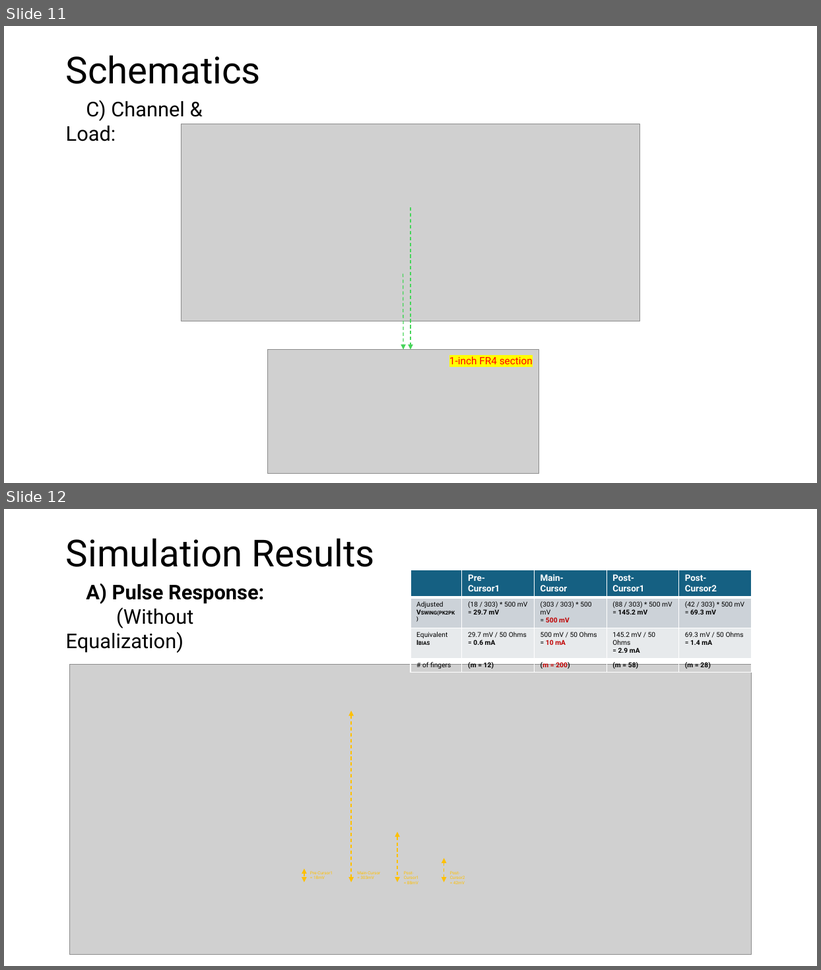
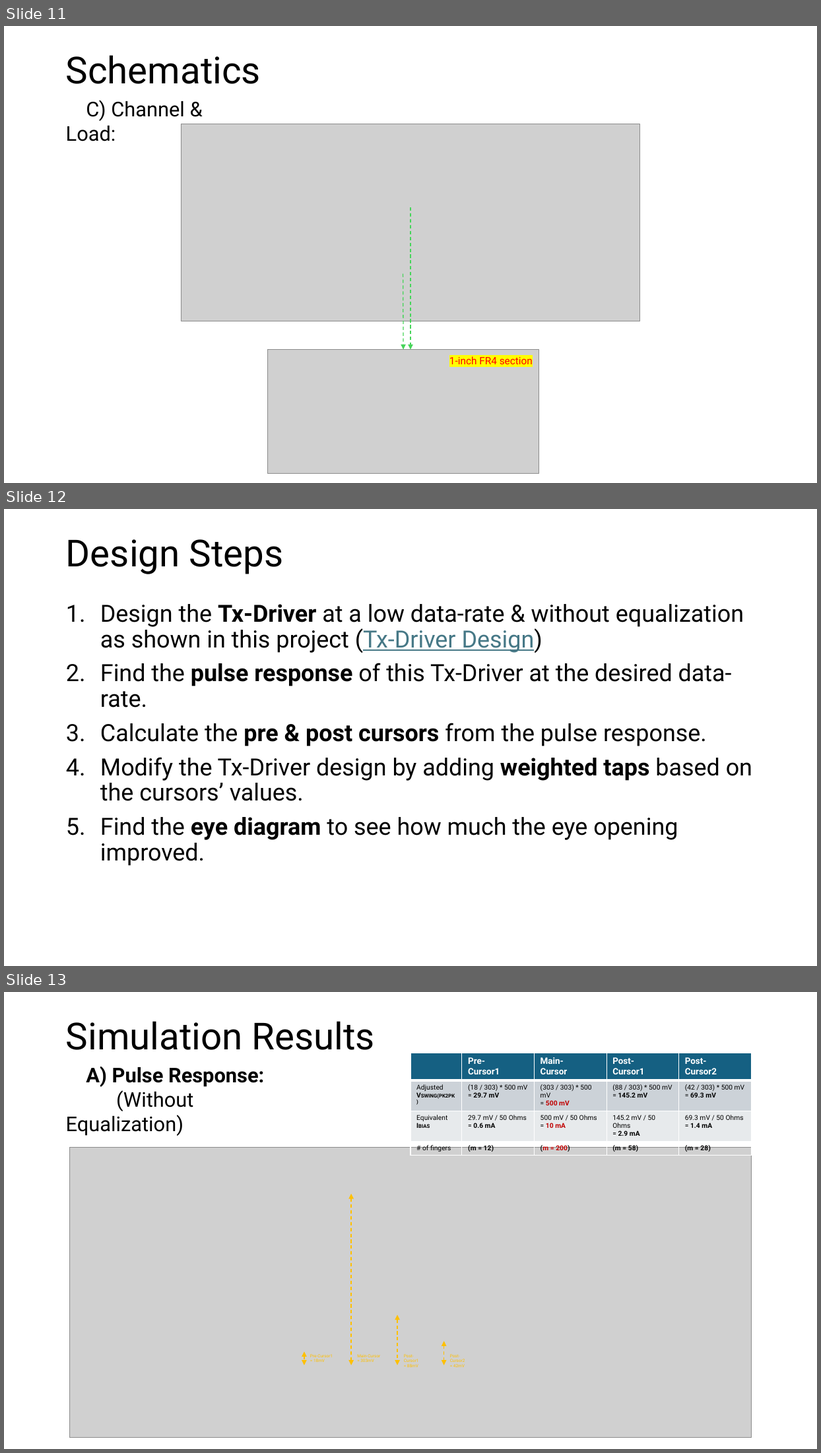
Before and after one commit to muhammadaldacher/SERDES-Design-of-TX-FIR-Equalizer, a slide deck: PPTs/3- TX FIR Eqz - Final Report.pptx. Shown one above the other, each under a label of ours: slides 11 and 12 before the commit, slides 11, 12 and 13 after it. The pictures are 821x970 and 821x1453 pixels, drawn with LibreOffice and Linux fonts; fonts in the diff are those of the drawing; grey boxes stand for pictures. Boxes give left, top, right and bottom in pixels: in the first picture for what was removed or moved away, otherwise in the second. Text is boxed around its words. In the diff, an @@ line names an element or a change of style, - is before the commit and + after.

```diff
--- a/PPTs/3- TX FIR Eqz - Final Report.pptx
+++ b/PPTs/3- TX FIR Eqz - Final Report.pptx
@@ slide 12 added at (4,509,817,966), background #FFFFFF @@
@@ title added at (66,539,284,574), 44 pt, text #000000 @@
+Design Steps
@@ text added at (100,604,752,866), 28 pt, text #000000 @@
+1. Design the Tx-Driver at a low data-rate & without equalization as shown in this project (Tx-Driver Design)
+2. Find the pulse response of this Tx-Driver at the desired data-rate.
+3. Calculate the pre & post cursors from the pulse response.
+4. Modify the Tx-Driver design by adding weighted taps based on the cursors’ values.
+5. Find the eye diagram to see how much the eye opening improved.
@@ what was slide 12 is now slide 13 @@
```
Also in this commit, not shown: 2 slides changed.
